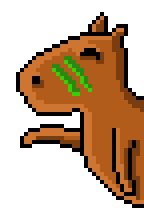
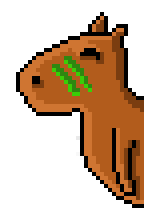
Layered file, before and after one edit (144 × 212). Changes by layer:
renamed "braço-frente" to "braço-move-00", hid it, moved it above "capii-base-escuro" over [20, 124, 80, 152]
renamed "capii-hello-escuro" to "capii-base-escuro", painted on it over [32, 124, 80, 152]
renamed "capii-hello-medio" to "capii-base-medio", painted on it over [32, 124, 80, 152]
renamed "capii-hello-claro" to "capii-base-claro", painted on it over [20, 124, 80, 152]
